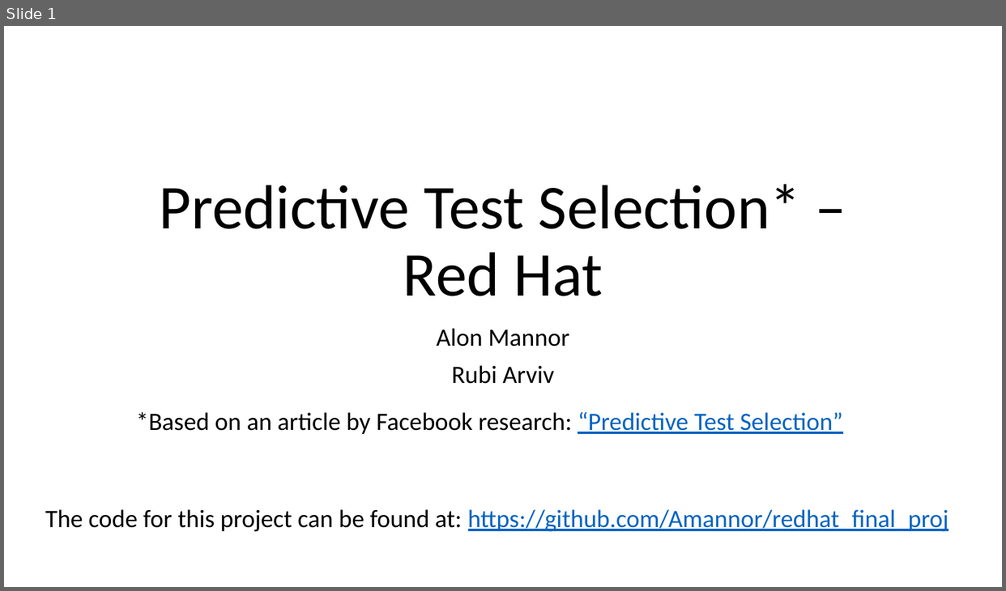
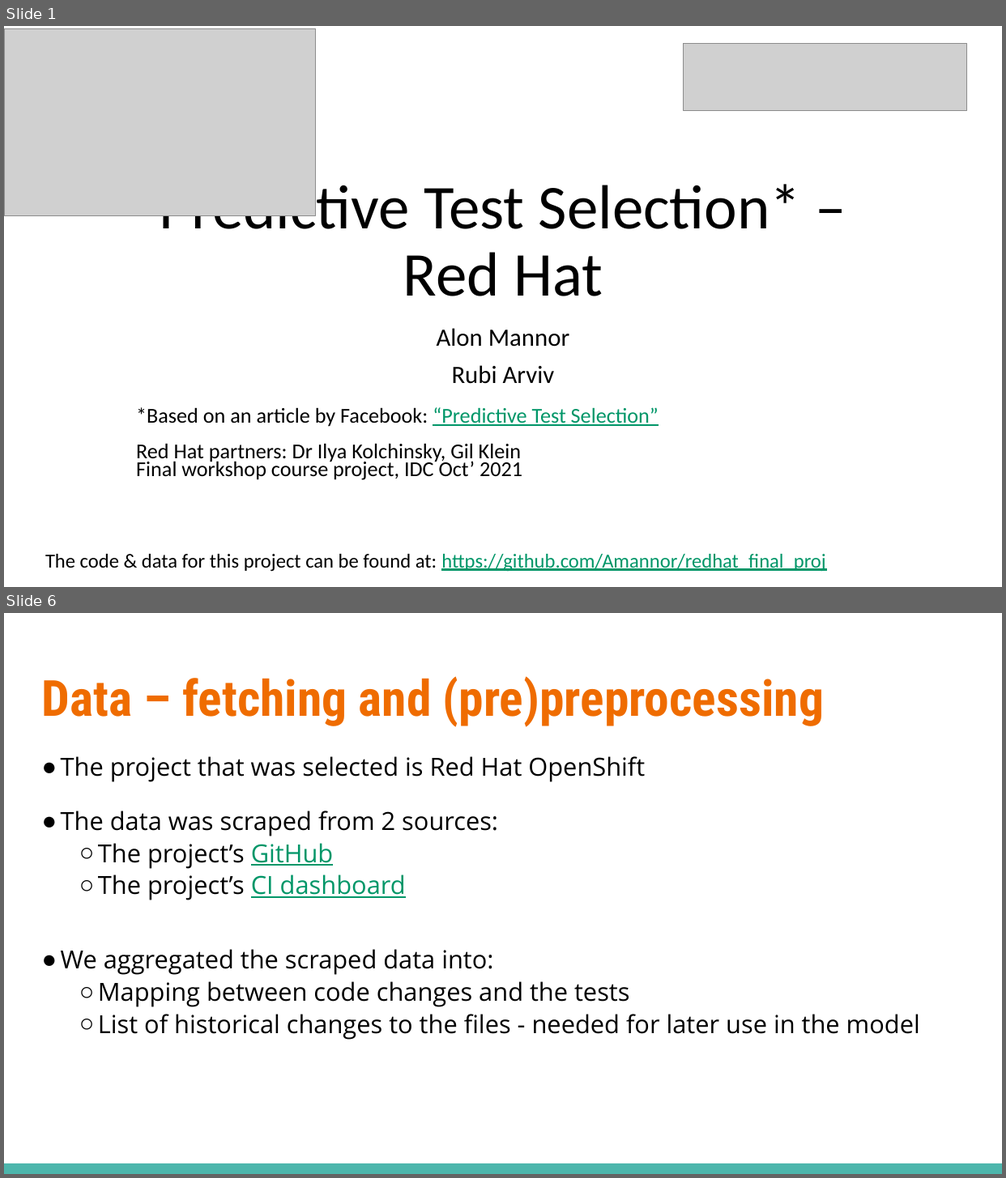
Before and after one commit to Amannor/redhat_final_proj, a slide deck: presentation/Demo_day_redhat_alon_rubi.pptx. Shown one above the other, each under a label of ours: slide 1 before the commit, slides 1 and 6 after it; the slides between them are not shown. The pictures are 1006x591 and 1006x1178 pixels, drawn with LibreOffice and Linux fonts; fonts in the diff are those of the drawing; grey boxes stand for pictures. Boxes give left, top, right and bottom in pixels: in the first picture for what was removed or moved away, otherwise in the second. Text is boxed around its words. In the diff, an @@ line names an element or a change of style, - is before the commit and + after.

```diff
--- a/presentation/Demo_day_redhat_alon_rubi.pptx
+++ b/presentation/Demo_day_redhat_alon_rubi.pptx
@@ slide 6 added at (4, 613, 1002, 1174), background #FFFFFF @@
@@ title added at (42, 676, 824, 727), 48 pt, text #EF6C00, bold @@
+Data – fetching and (pre)preprocessing
@@ text added at (61, 756, 920, 1040), 24 pt, text #000000 @@
+● The project that was selected is Red Hat OpenShift
+● The data was scraped from 2 sources:
+  ○ The project’s GitHub
+  ○ The project’s CI dashboard
+● We aggregated the scraped data into:
+  ○ Mapping between code changes and the tests
+  ○ List of historical changes to the files - needed for later use in the model
@@ rectangle added at (4, 1164, 1002, 1174), fill #4DB6AC @@
@@ slide 1 changed as well @@
@@ picture added at (4, 29, 316, 216) @@
@@ picture added at (684, 43, 967, 110) @@
@@ title "Predictive Test Selection* – Red ..." rewrapped from (159, 184, 801, 297) to (159, 177, 801, 297) @@
@@ text at (136, 408, 658, 480): text changed; size 24 to 20.4 pt @@
-*Based on an article by Facebook research: “Predictive Test Selection”
+*Based on an article by Facebook: “Predictive Test Selection”
+Red Hat partners: Dr Ilya Kolchinsky, Gil Klein
+Final workshop course project, IDC Oct’ 2021
@@ text at (45, 554, 825, 572): text changed; size 24 to 19.2 pt; text colour #0563C1 to #009668 @@
-The code for this project can be found at: https://github.com/Amannor/redhat_final_proj
+The code & data for this project can be found at: https://github.com/Amannor/redhat_final_proj
```
Also in this commit, not shown: 4 other slides changed, 9 other slides added, 5 slides removed.
